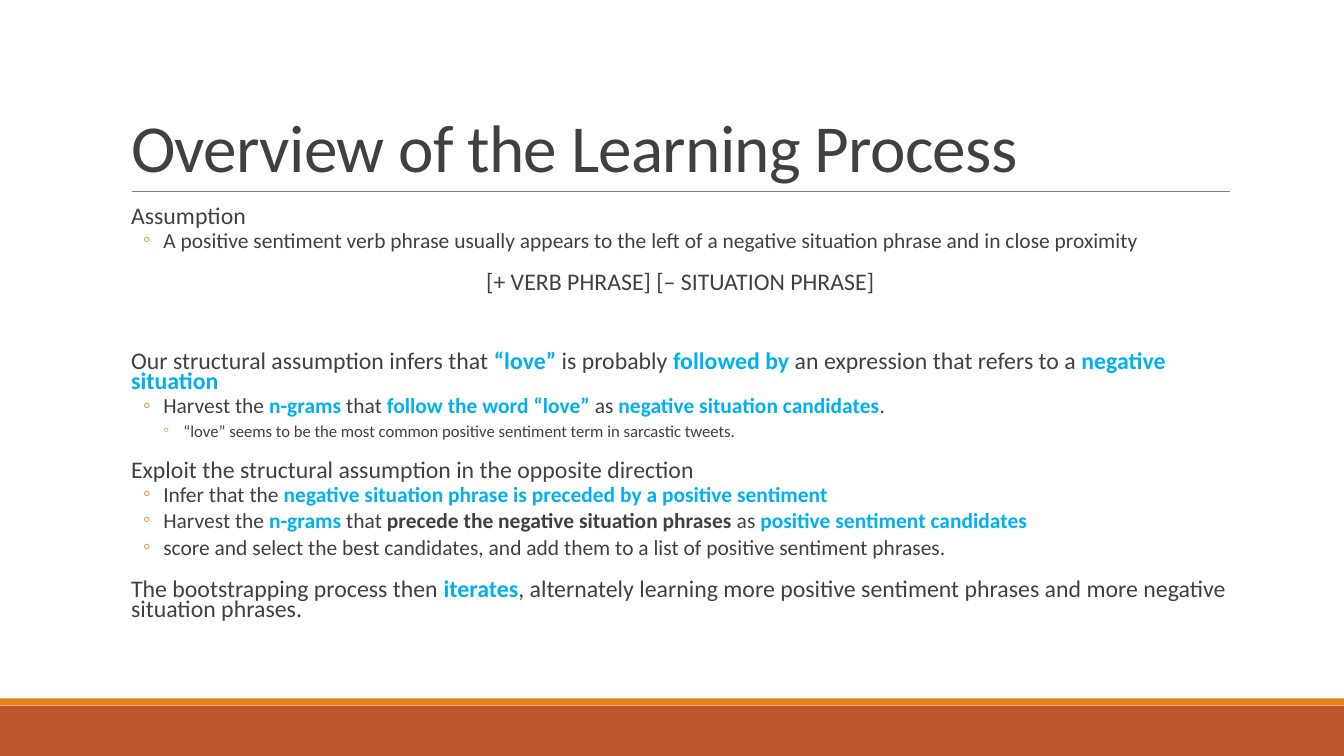
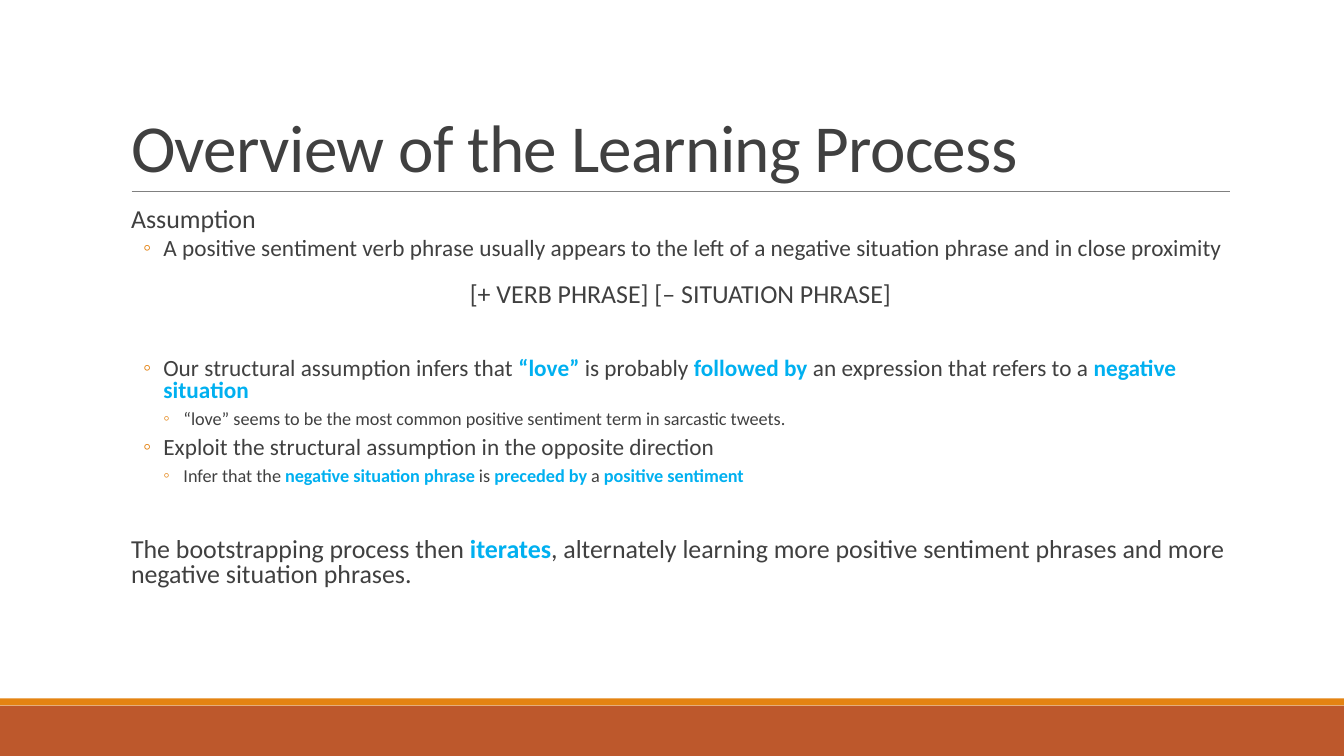
Before and after one commit to liangxh/grad, a slide deck: slide 6 of [文献调研] Sarcasm as Contrast between a Positive Sentiment and Negative Situation.pptx (slide 7 before the commit). Drawn at 1344x756 pixels with LibreOffice and Linux fonts; fonts in the diff are those of the drawing. Boxes give left, top, right and bottom in pixels: in the first picture for what was removed or moved away, otherwise in the second. Text is boxed around its words. In the diff, an @@ line names an element or a change of style, - is before the commit and + after.

```diff
--- a/[文献调研] Sarcasm as Contrast between a Positive Sentiment and Negative Situation.pptx
+++ b/[文献调研] Sarcasm as Contrast between a Positive Sentiment and Negative Situation.pptx
@@ text "Assumption" at bbox=[131, 210, 1224, 588]: size 17 to 18.5 pt in "Assumption", "[+ VERB PHRASE] [– SITUATION PHRASE]", "The bootstrapping process then iterates, alternately learnin ..."; size 15.3 to 16.6 pt in "A positive sentiment verb phrase usually appears ..."; size 17 to 16.6 pt in "Our structural assumption infers that “love” is ...", "Exploit the structural assumption in the opposite ..."; size 11.9 to 12.9 pt in "“love” seems to be the most common ..."; size 15.3 to 12.9 pt in "Infer that the negative situation phrase is ..."; text colour #00B0F0 to #404040, bold off in "is a"; line spacing 0.7 to 0.8; bullet   to ◦; list level 1 to 2 in "Our structural assumption infers that ..."; list level 1 to 2 in "Exploit the structural assumption in ..."; list level 2 to 3 in "Infer that the negative situation ..." @@
@@ text at bbox=[163, 397, 885, 417]: paragraph removed @@
-  ◦ Harvest the n-grams that follow the word “love” as negative situation candidates.
@@ text at bbox=[163, 513, 1027, 559]: paragraphs removed @@
-  ◦ Harvest the n-grams that precede the negative situation phrases as positive sentiment candidates
-  ◦ score and select the best candidates, and add them to a list of positive sentiment phrases.
```
Also in this commit, not shown: 7 other slides changed, 15 slides added, 3 slides removed.
